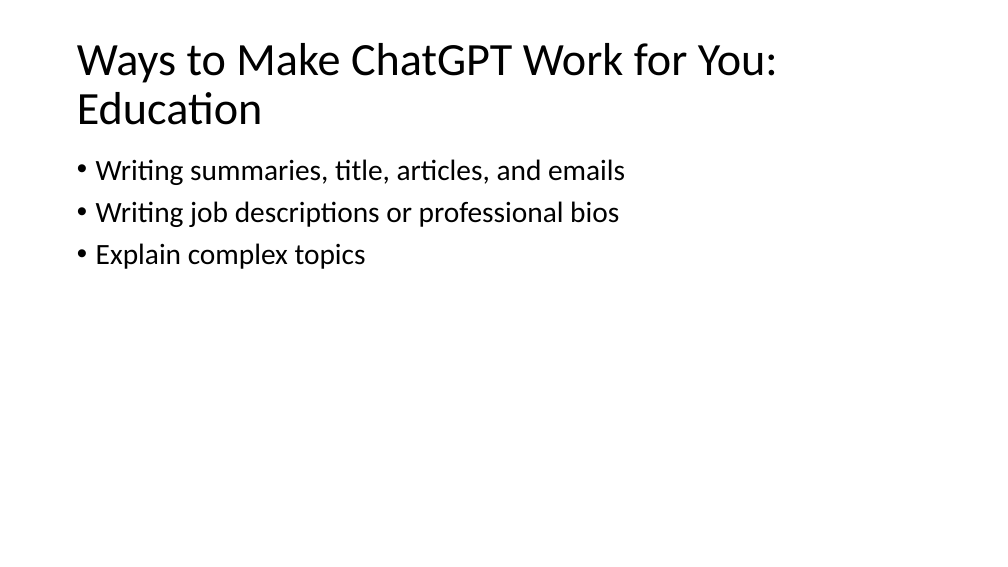
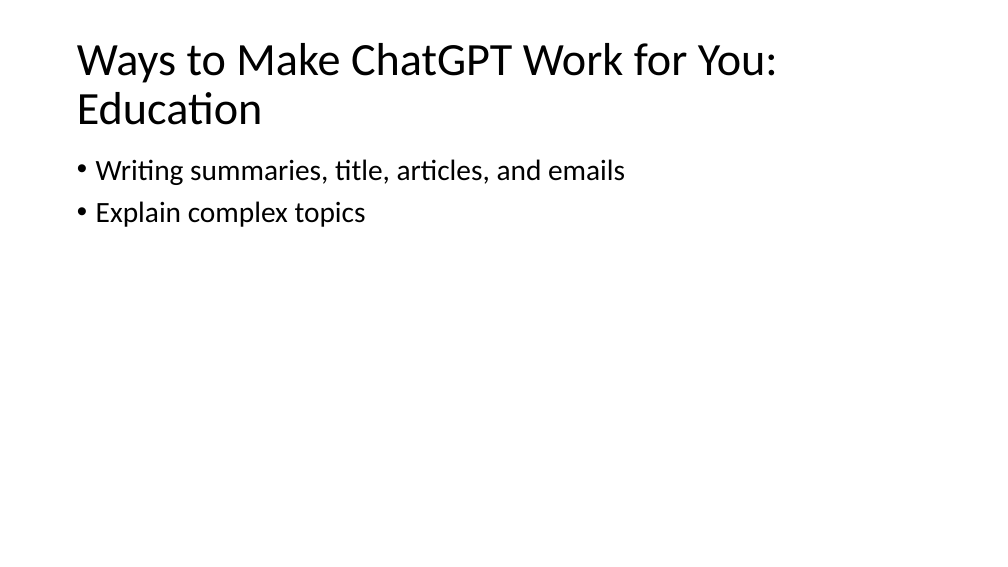
Before and after one commit to DavidGiard/Presentation-Slides, a slide deck: slide 8 of ChatGPT/ChatGPT.pptx (slide 7 before the commit). Drawn at 1008x567 pixels with LibreOffice and Linux fonts; fonts in the diff are those of the drawing. Boxes give left, top, right and bottom in pixels: in the first picture for what was removed or moved away, otherwise in the second. Text is boxed around its words. In the diff, an @@ line names an element or a change of style, - is before the commit and + after.

Commit message:
Update ChatGPT slides

```diff
--- a/ChatGPT/ChatGPT.pptx
+++ b/ChatGPT/ChatGPT.pptx
@@ text at (x1=96, y1=201, x2=619, y2=227): paragraph removed @@
-• Writing job descriptions or professional bios
```
Also in this commit, not shown: 7 other slides changed, 1 slide added.
